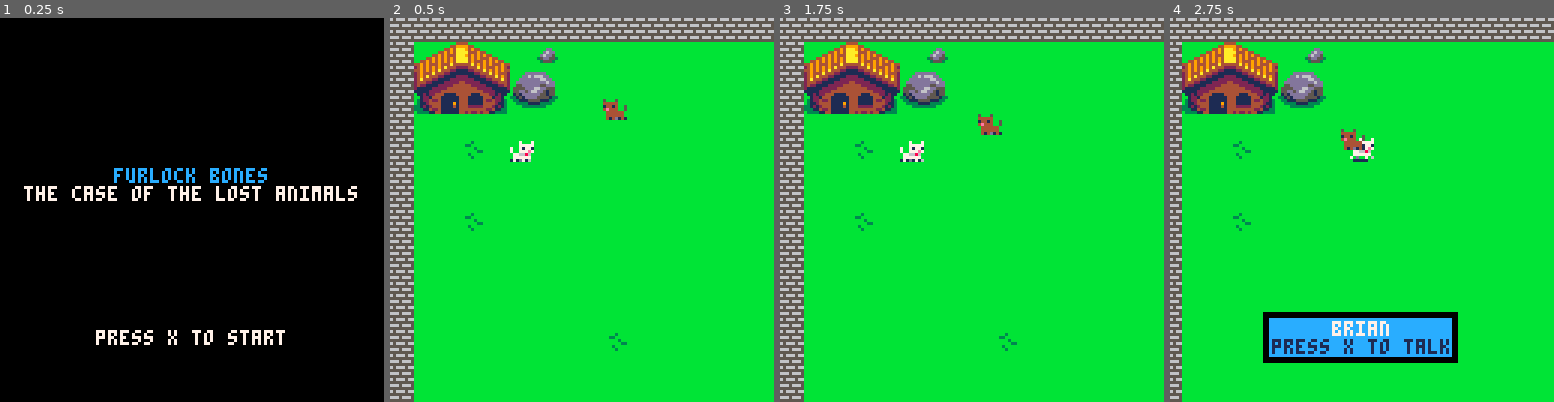
Above: before the commit, frames 1-4 (left to right).
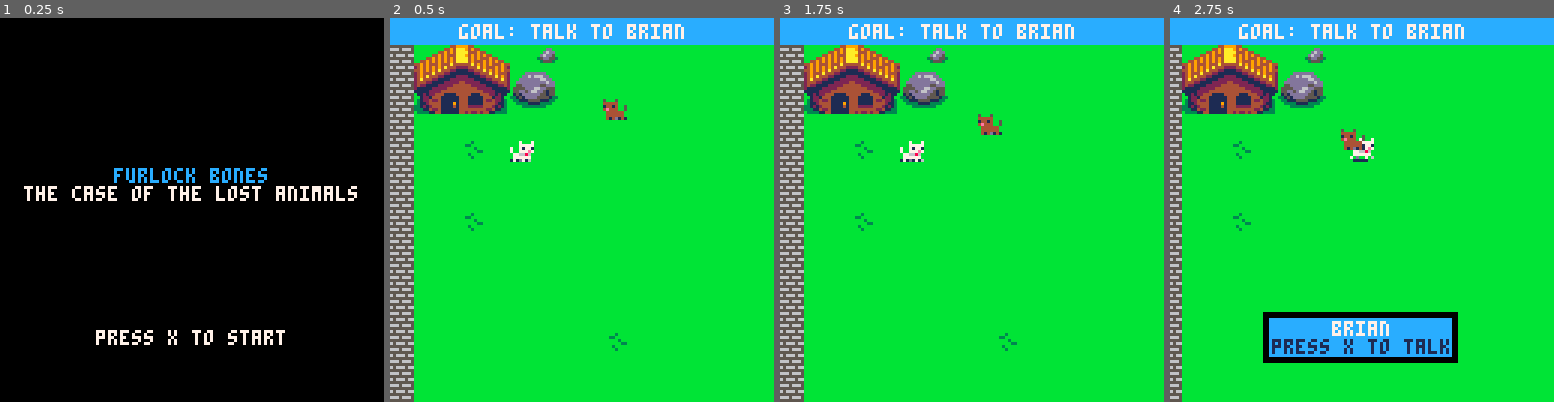
Above: after the commit, the same moments.

Repository: Mackeriah/FurlockBones-game
Game: PICO-8 cartridge furlock bones.p8
The game is run twice, just before and just after one commit, with the same random seed, the same clock (stepped at 60 frames per second) and the same inputs.
Inputs:
- Up to frame 1 (0.25 s): no input
- Up to frame 2 (0.5 s): tap X (X key) at 0.33 s
- Up to frame 3 (1.75 s): tap O (Z key) at 0.7, 1.7 s; tap X (X key) at 1.07 s; hold Right from 1.6 s (still down)
- Up to frame 4 (2.75 s): tap X (X key) at 1.85 s; release Right at 2.1 s; tap O (Z key) at 2.1, 2.5 s; hold Up 2.15-2.42 s; hold Right from 2.47 s (still down)

Frame 1 is identical in both runs. In frame 2, 7.0% of the frame differs, in the area x 0-100%, y 0-8%; in frame 3, 7.0%; in frame 4, 7.0%.

Commit message:
always display current objective at top of screen
might allow this to be toggled with z button

Diff:
--- a/furlock bones.p8
+++ b/furlock bones.p8
@@ -95,6 +95,8 @@
 		spr(owl.sprite,owl.x,owl.y,1,1,1)
 		spr(sign1.sprite,sign1.x,sign1.y,1,1,1)
 		spr(sign2.sprite,sign2.x,sign2.y,1,1,1)
+		rectfill(camera_x, camera_y, camera_x+127, camera_y+8, 12) -- heading
+		print(currentObjective, camera_x + (#currentObjective +4), camera_y+2, 7)
 		if conversation.active == true then draw_conversation()	end
 	end
 	if show_inventory == true then
@@ -148,13 +150,8 @@
 
 function lost_animals()
 	animal = {}
-	--animal.x = 100
-	--animal.y = 100
-	--animal.sprite = 1
-	--animal.direction = -1
 	animal.list = {"fox", "red panda"}
 	animal.active = 1
-	animal.takeHome = false
 end
 
 function on_inventory_button_press()
@@ -569,6 +566,7 @@
 		elseif conversation_state == "level2" and conversation.character == "brian" then
 			new_conversation({"i dont have anything","else to say!","bye!"})
 			currentObjective = "talk to wise old owl"
+			inventory.state = "display wordgame"
 			if (btnp(❎)) then
 				conversation_state = "none"
 			end
@@ -582,7 +580,6 @@
 		elseif conversation_state == "level2" and conversation.character == "owl" then
 			new_conversation({"hurrumph!"})
 			currentObjective = "collect torn page pieces"
-			inventory.state = "display wordgame"
 			if (btnp(❎)) then
 				conversation_state = "none"
 			end
@@ -653,9 +650,6 @@
 	end
 end
 
-function display_objectives()
-	--
-end
 
 -->8
 -- word game functions
@@ -754,9 +748,8 @@
 		if correct == true then
 			print_centered("yes, well done!",102,11)
 			print_centered("press x to close",110,11)
-			animal.takeHome = true
 			currentObjective = "take the animal home!"
-			inventory.state = ""
+			--inventory.state = ""
 		elseif correct == false then
 			print_centered("i don't think that's right", 108, 8)
 		end
